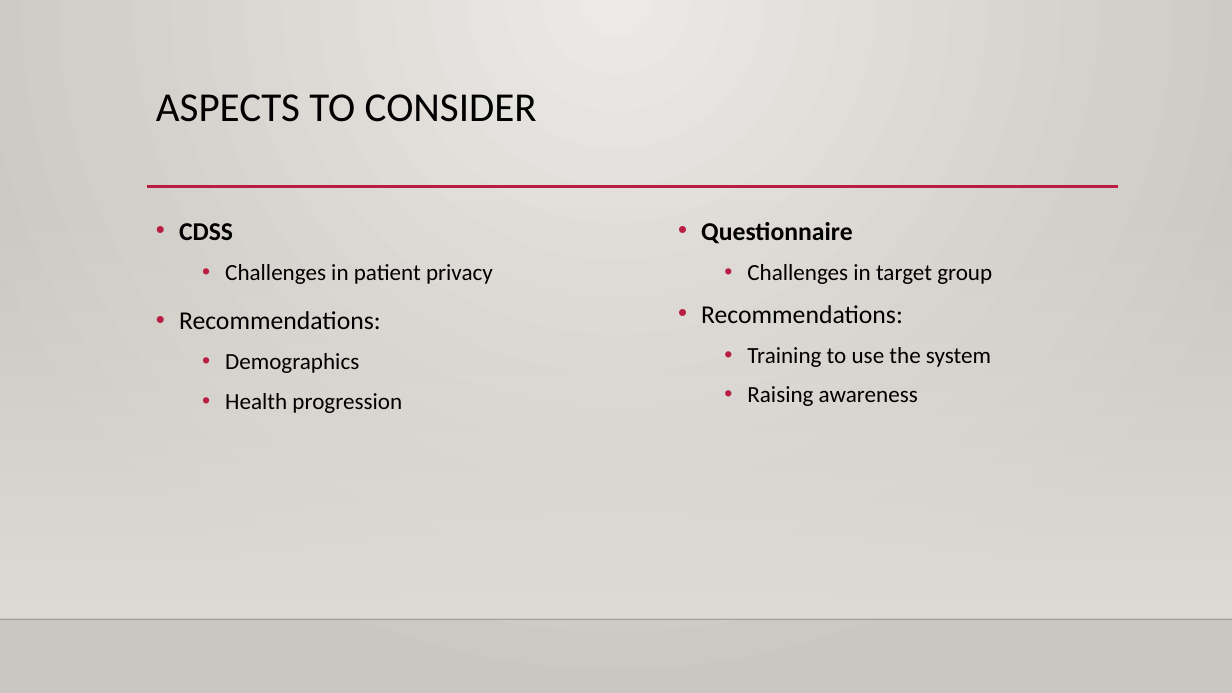
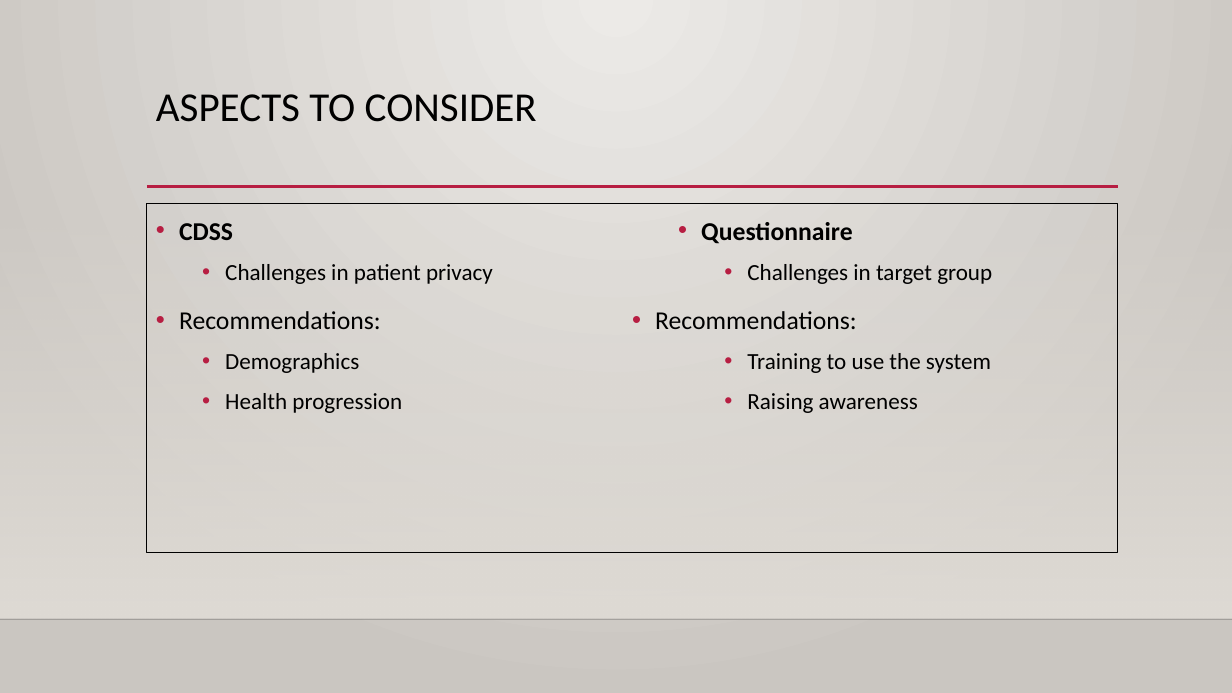
Before and after one commit to Wvrmhat/VMHC300_project, a slide deck: slide 17 of Presentation/QIP Presentation_BIT group_Updated.pptx. Drawn at 1232x693 pixels with LibreOffice and Linux fonts; fonts in the diff are those of the drawing; background and template pictures are left out. Boxes give left, top, right and bottom in pixels: in the first picture for what was removed or moved away, otherwise in the second. Text is boxed around its words. In the diff, an @@ line names an element or a change of style, - is before the commit and + after.

```diff
--- a/Presentation/QIP Presentation_BIT group_Updated.pptx
+++ b/Presentation/QIP Presentation_BIT group_Updated.pptx
@@ text "CDSS": place and size @@
-text "CDSS" at [179, 222, 992, 406]
+text "CDSS" at [147, 203, 1117, 552]
@@ text "CDSS" at [147, 203, 1117, 552]: outline none to #000000 0.75 pt @@
@@ text at [655, 311, 857, 329]: indent changed; more space between paragraphs @@
```
Also in this commit, not shown: 4 other slides changed.
